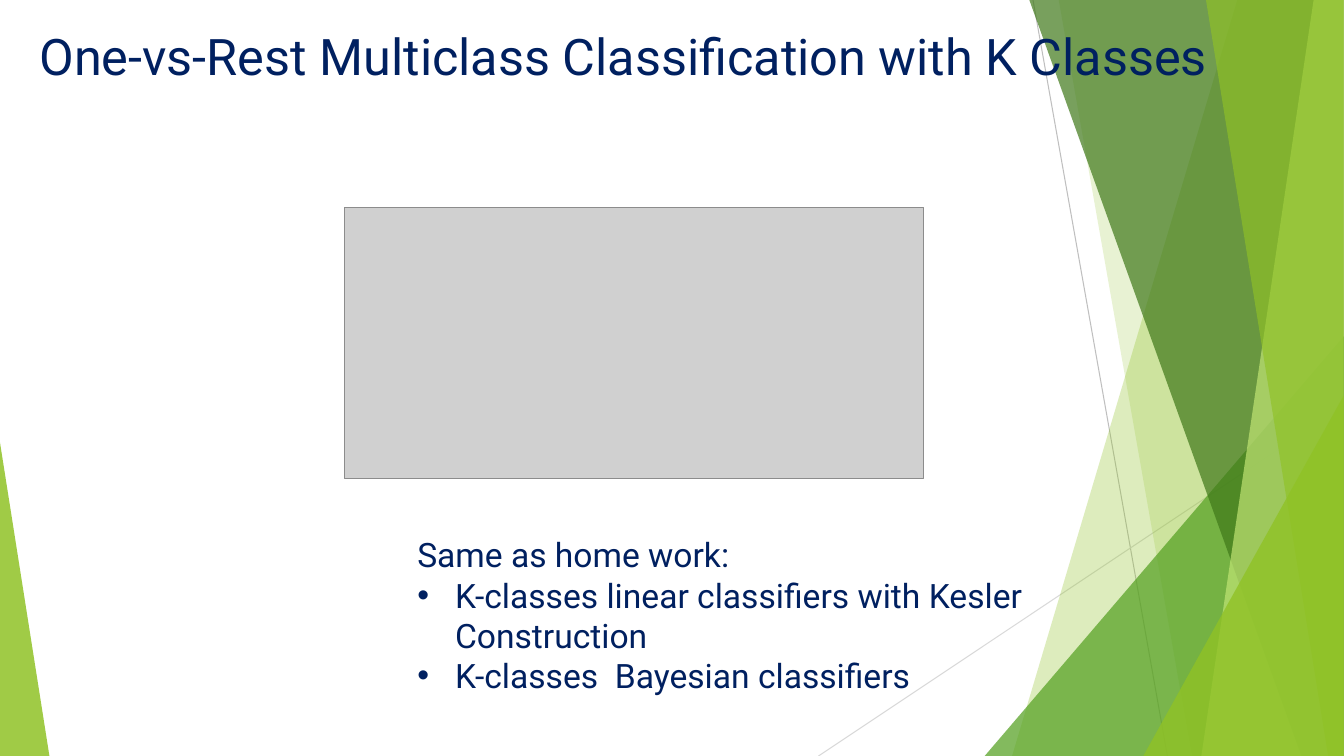
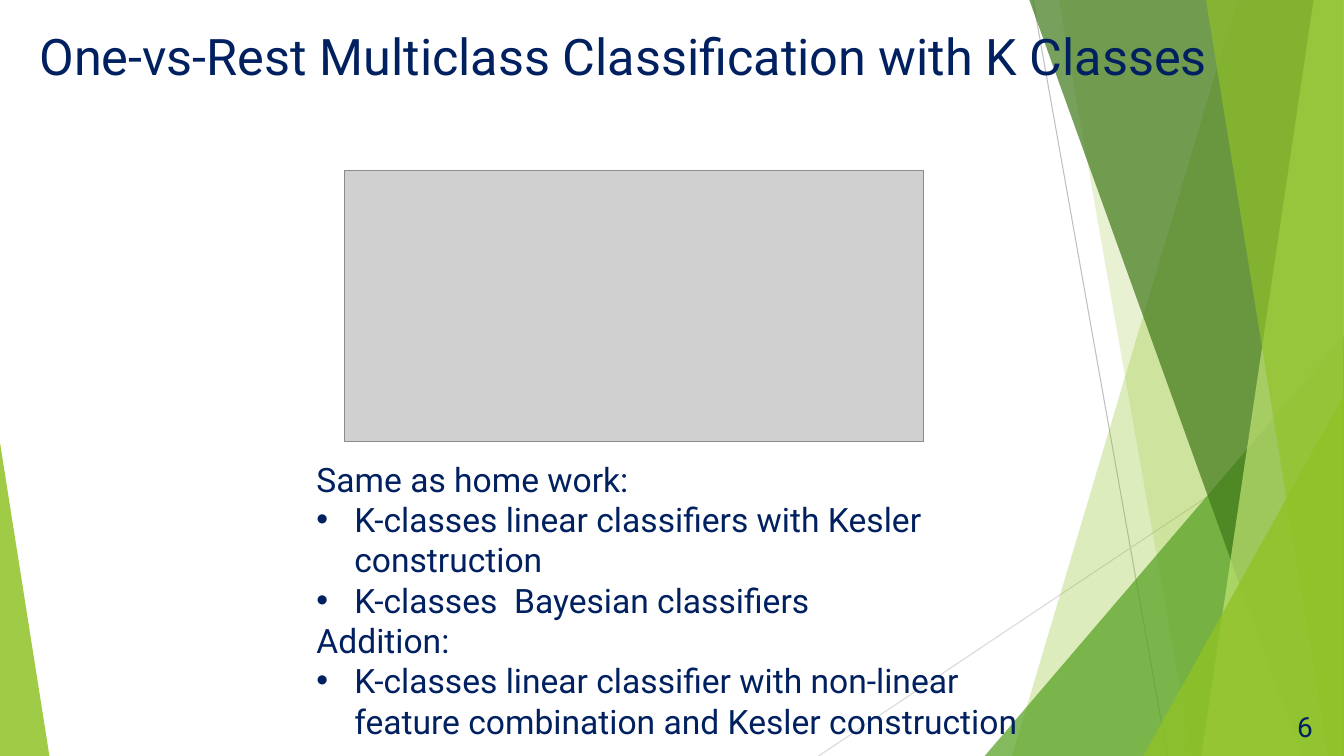
Before and after one commit to teambengio/finalproject, a slide deck: slide 6 of FinalReport_Team_Bengio.pptx (slide 5 before the commit). Drawn at 1344x756 pixels with LibreOffice and Linux fonts; fonts in the diff are those of the drawing; grey boxes stand for pictures. Boxes give left, top, right and bottom in pixels: in the first picture for what was removed or moved away, otherwise in the second. Text is boxed around its words. In the diff, an @@ line names an element or a change of style, - is before the commit and + after.

```diff
--- a/FinalReport_Team_Bengio.pptx
+++ b/FinalReport_Team_Bengio.pptx
@@ picture: place and size @@
-picture at bbox=[345, 208, 925, 479]
+picture at bbox=[345, 170, 925, 442]
@@ text "Same as home work:": place and size @@
-text "Same as home work:" at bbox=[417, 541, 1022, 695]
+text "Same as home work:" at bbox=[316, 466, 1017, 742]
@@ text at bbox=[354, 506, 921, 573]: text changed @@
-• K-classes linear classifiers with Kesler Construction
+• K-classes linear classifiers with Kesler construction
@@ text at bbox=[316, 627, 1017, 742]: paragraphs added @@
+Addition:
+• K-classes linear classifier with non-linear feature combination and Kesler construction
@@ page number added at bbox=[1297, 717, 1313, 738], 20 pt, text #002060 @@
+6
```
Also in this commit, not shown: 13 other slides changed, 1 slide added, 4 other files.
